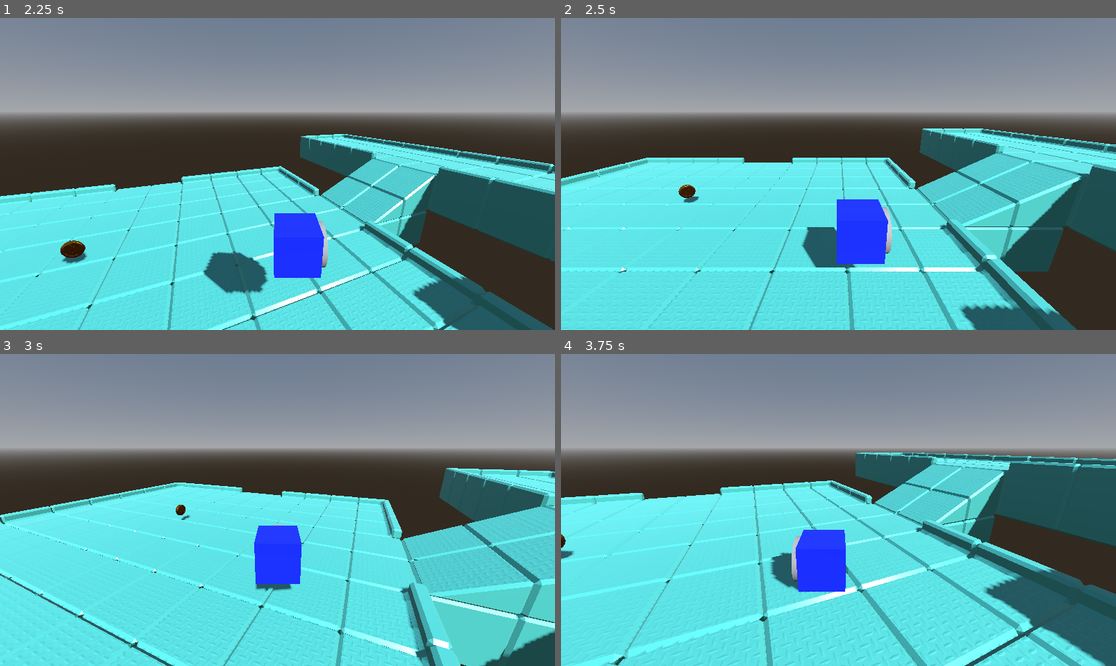
Above: before the commit, frames 1-4 (two rows, left to right).
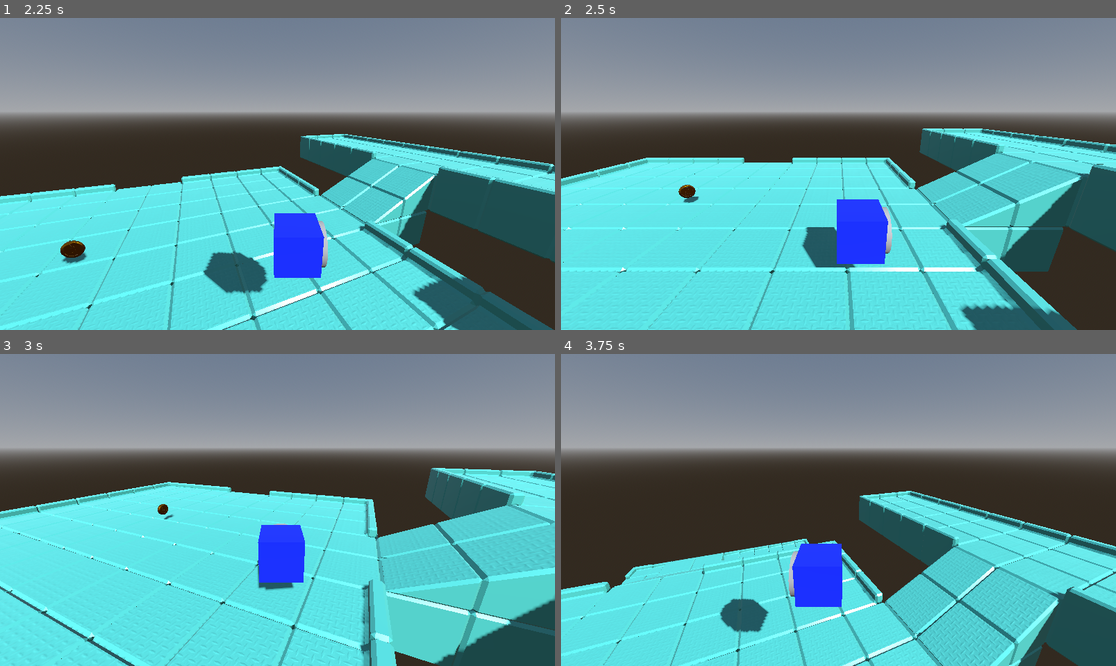
Above: after the commit, the same moments.

Repository: Edhddz/3D-Platformer-Tutorial
Game: Godot game, scene res://scenes/level_1.tscn
Same seed, same stepped clock (60 frames per second), same inputs: the game is played once before the commit and once after it. The project has no main scene, so this scene is started directly.
Inputs:
- Up to frame 1 (2.25 s): tap Enter (ui_accept) at 0.5, 0.77, 1.52 s; hold Right (ui_right) 0.53-1.28 s; tap A (cam_left) at 0.6, 1.55, 2.1 s; tap D (cam_right) at 0.8, 1.35 s; hold Down (ui_down) 1.28-2.03 s; hold Right (ui_right) from 2.03 s (still down)
- Up to frame 2 (2.5 s): keep holding Right (ui_right); tap D (cam_right) at 2.3 s
- Up to frame 3 (3 s): release Right (ui_right) at 2.78 s; hold Up (ui_up) from 2.78 s (still down); tap D (cam_right) at 2.85 s
- Up to frame 4 (3.75 s): tap Enter (ui_accept) at 3.02 s; tap A (cam_left) at 3.05, 3.6 s; release Up (ui_up) at 3.53 s; hold Left (ui_left) from 3.53 s (still down)

Frame 1 is identical in both runs. In frame 2, less than 0.1% of the frame differs, in the area x 0-100%, y 35-100%; in frame 3, 15%; in frame 4, 41%, in the area x 0-100%, y 31-100%.

Commit message:
Lesson #13: Align player with ground
+ Player now aligns to the surface it's standing on,
+ Added a little "patch" to an error that occurs when transitioning from the top of a ramp to normal floor

Diff:
--- a/Player/steve.gd
+++ b/Player/steve.gd
@@ -1,18 +1,19 @@
 extends CharacterBody3D
-
 
 const SPEED = 5.0
 const JUMP_VELOCITY = 12
-
+const ROTATION_SMOOTHING = 0.3  # Adjust this for smoother/faster transitions
+var xForm : Transform3D
+var last_floor_normal := Vector3.UP  # Store previous normal for smooth transitions
 
 func _physics_process(delta: float) -> void:
 
 	# Rotate the camera left / right
 	if Input.is_action_just_pressed("cam_left"):
-		$CameraController.rotate_y(deg_to_rad(-22.5));
+		$CameraController.rotate_y(deg_to_rad(-22.5))
 
 	if Input.is_action_just_pressed("cam_right"):
-		$CameraController.rotate_y(deg_to_rad(22.5));
+		$CameraController.rotate_y(deg_to_rad(22.5))
 
 	# Add the gravity.
 	if not is_on_floor():
@@ -24,13 +25,28 @@
 
 	# Get the input direction and handle the movement/deceleration.
 	var input_dir := Input.get_vector("ui_left", "ui_right", "ui_up", "ui_down")
-	# New Vector3 direction, considering both input and camera rotation
 	var direction = ($CameraController.transform.basis * Vector3(input_dir.x, 0, input_dir.y)).normalized()
 
-	# Rotate character to it's moving direction
-	if input_dir != Vector2(0, 0):
+	# Rotate character to its moving direction
+	if input_dir != Vector2.ZERO:
 		$MeshInstance3D.rotation_degrees.y = $CameraController.rotation_degrees.y - rad_to_deg(input_dir.angle()) - 90
 
+	# Update RayCast3D to follow position but keep independent rotation
+	$RayCast3D.global_position = global_position
+	$RayCast3D.rotation = Vector3.ZERO
+
+	# Smooth transition between different floor angles
+	if is_on_floor():
+		var current_normal = $RayCast3D.get_collision_normal()
+		last_floor_normal = last_floor_normal.lerp(current_normal, ROTATION_SMOOTHING)  # Smooth the transition
+	else:
+		last_floor_normal = last_floor_normal.lerp(Vector3.UP, ROTATION_SMOOTHING)
+
+	# Apply rotation smoothing
+	align_with_floor(last_floor_normal)
+	global_transform = global_transform.interpolate_with(xForm, 0.4)
+
+	# Update velocity and move character
 	if direction:
 		velocity.x = direction.x * SPEED
 		velocity.z = direction.z * SPEED
@@ -39,5 +55,12 @@
 		velocity.z = move_toward(velocity.z, 0, SPEED)
 
 	move_and_slide()
+
 	# Make camera controller match player position
 	$CameraController.position = lerp($CameraController.position, position, 0.15)
+
+func align_with_floor(floor_normal) -> void:
+	xForm = global_transform
+	xForm.basis.y = floor_normal
+	xForm.basis.x = -xForm.basis.z.cross(floor_normal)
+	xForm.basis = xForm.basis.orthonormalized()
--- a/Player/steve.tscn
+++ b/Player/steve.tscn
@@ -33,3 +33,5 @@
 
 [node name="Camera3D" type="Camera3D" parent="CameraController/CameraTarget"]
 transform = Transform3D(1, 0, 0, 0, 1, 0, 0, 0, 1, 0, 0.916922, -0.465796)
+
+[node name="RayCast3D" type="RayCast3D" parent="."]
